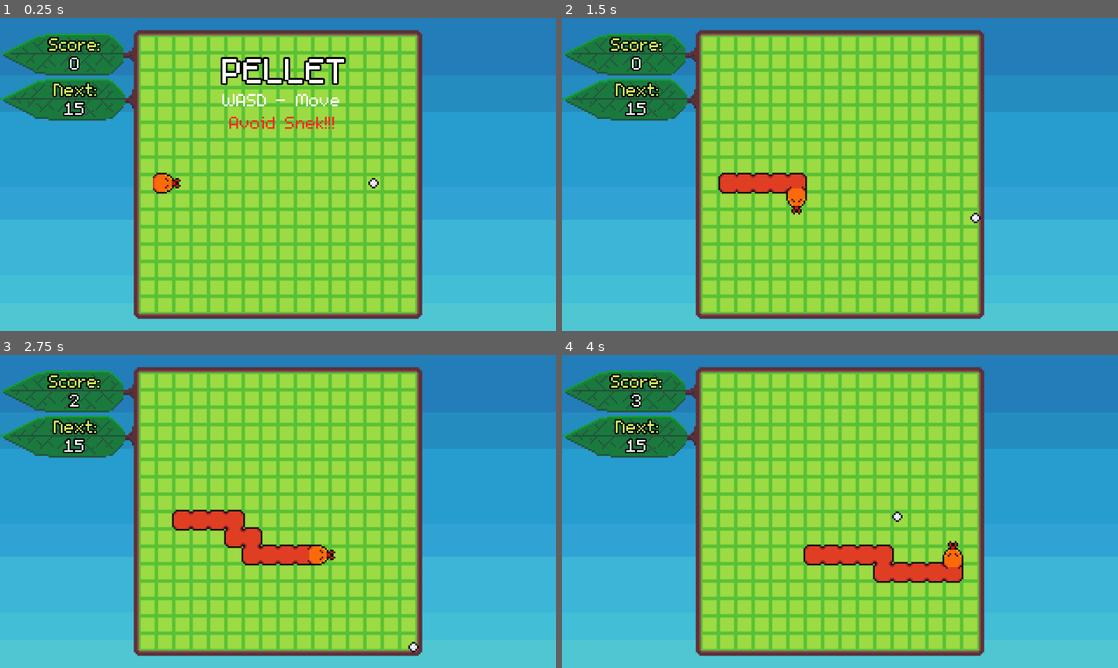
Above: before the commit, frames 1-4 (two rows, left to right).
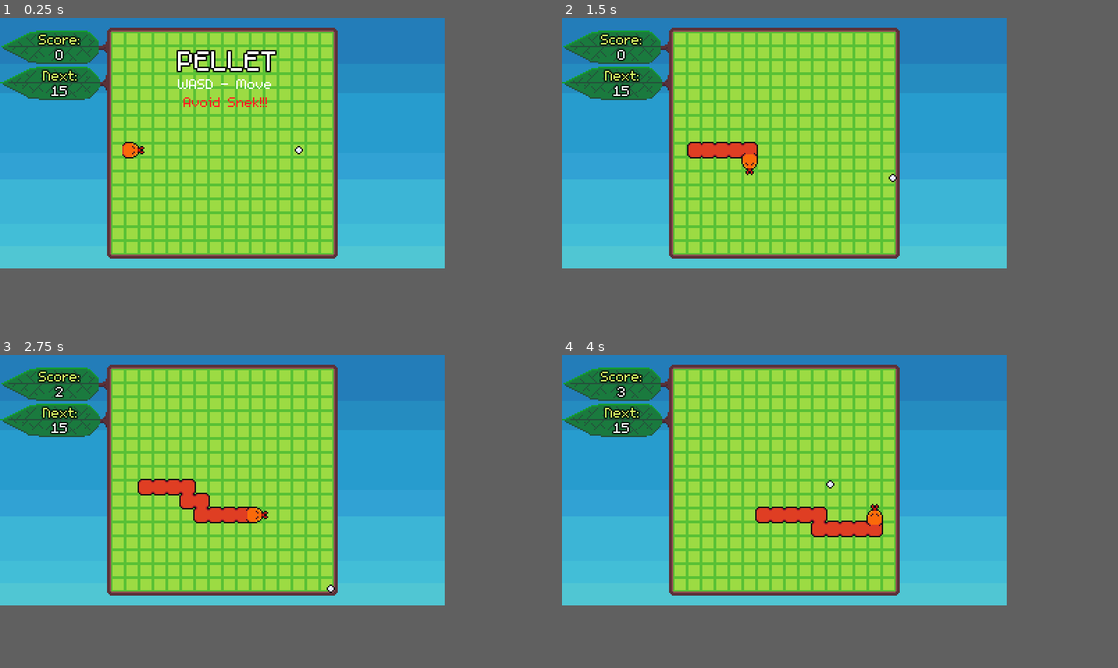
Above: after the commit, the same moments.

Repository: bdunko/Pellet
Game: Godot game, scene res://main.tscn
The game is run twice, just before and just after one commit, with the same random seed, the same clock (stepped at 60 frames per second) and the same inputs.
Inputs:
- Up to frame 1 (0.25 s): no input
- Up to frame 2 (1.5 s): tap Enter at 0.5 s; hold D (right) 0.53-1.28 s; hold S (down) from 1.28 s (still down)
- Up to frame 3 (2.75 s): release S (down) at 2.03 s; hold D (right) from 2.03 s (still down)
- Up to frame 4 (4 s): release D (right) at 2.78 s; hold W (up) 2.78-3.53 s; hold A (left) from 3.53 s (still down)
In our replay, the window is 800x450 before the commit and 640x360 after it. These sizes can differ from the game's own. Grey fills any space a smaller window leaves; there, only what the larger window draws over its background counts as a difference.

The runs differ from the first frame. In frame 1, 59% of the frame differs, in the area x 0-100%, y 0-97%; in frame 2, 58%; in frame 3, 59%; in frame 4, 59%.

Commit message:
Reso fixed

Diff:
--- a/project.godot
+++ b/project.godot
@@ -21,9 +21,11 @@
 
 [display]
 
-window/size/viewport_width=1280
-window/size/viewport_height=720
-window/stretch/scale=4.0
+window/size/viewport_width=320
+window/size/viewport_height=180
+window/size/window_width_override=1280
+window/size/window_height_override=720
+window/stretch/mode="viewport"
 
 [gui]
 
